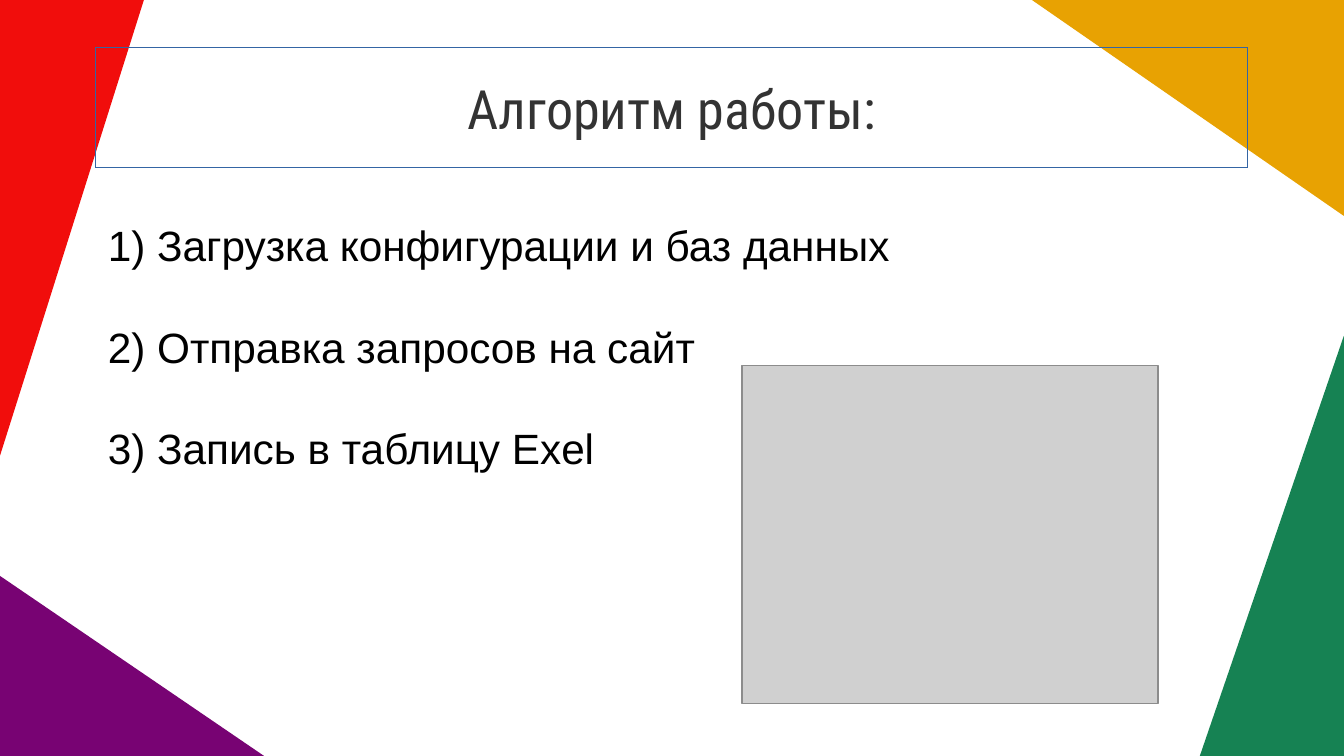
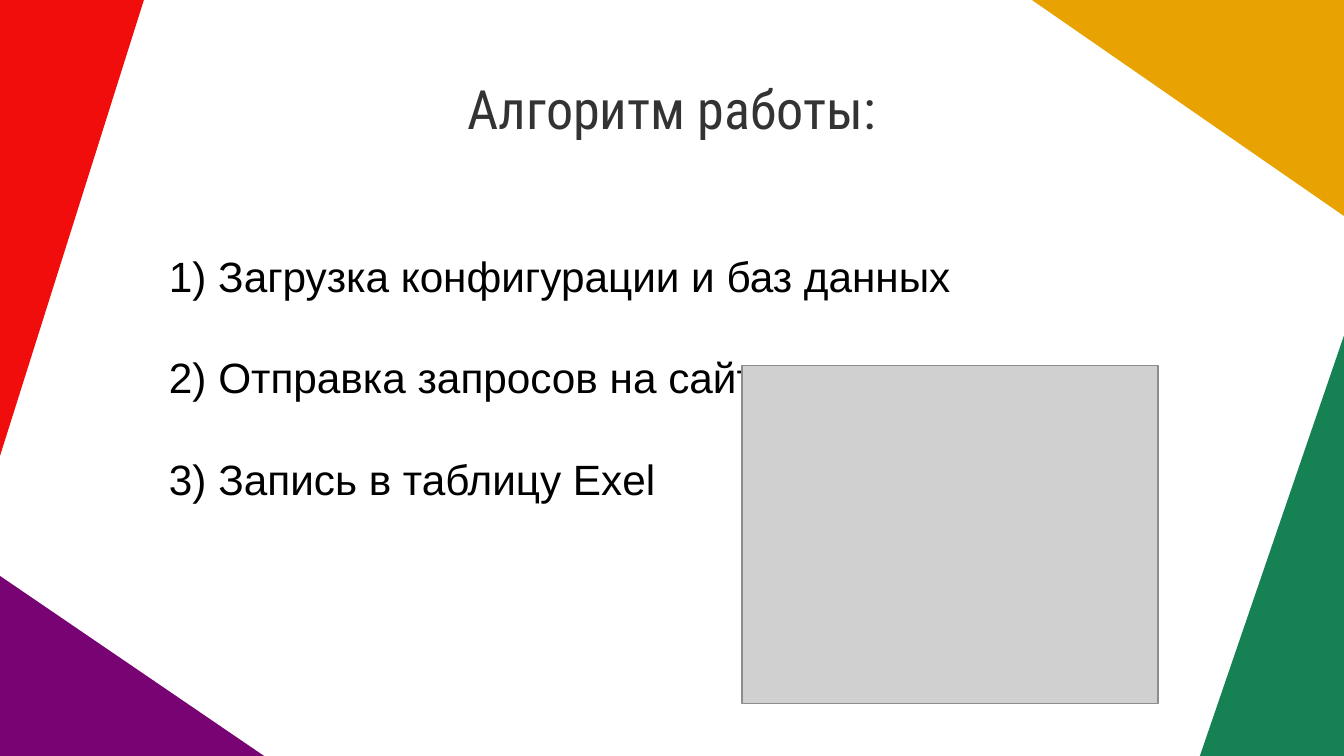
Before and after one commit to Nikineru/Stocks-bot, a slide deck: slide 6 of Проект.pptx. Drawn at 1344x756 pixels with LibreOffice and Linux fonts; fonts in the diff are those of the drawing; grey boxes stand for pictures. Boxes give left, top, right and bottom in pixels: in the first picture for what was removed or moved away, otherwise in the second. Text is boxed around its words. In the diff, an @@ line names an element or a change of style, - is before the commit and + after.

```diff
--- a/Проект.pptx
+++ b/Проект.pptx
@@ text "Алгоритм работы:": place and size @@
-text "Алгоритм работы:" at <box>96,48,1249,167</box>
+text "Алгоритм работы:" at <box>467,88,876,140</box>
@@ text "Алгоритм работы:" at <box>467,88,876,140</box>: outline #3465A4 0 pt to none @@
@@ text "1) Загрузка конфигурации и баз ...": place and size @@
-text "1) Загрузка конфигурации и баз ..." at <box>108,230,889,472</box>
+text "1) Загрузка конфигурации и баз ..." at <box>169,261,950,503</box>
```
Also in this commit, not shown: 6 other slides changed.
